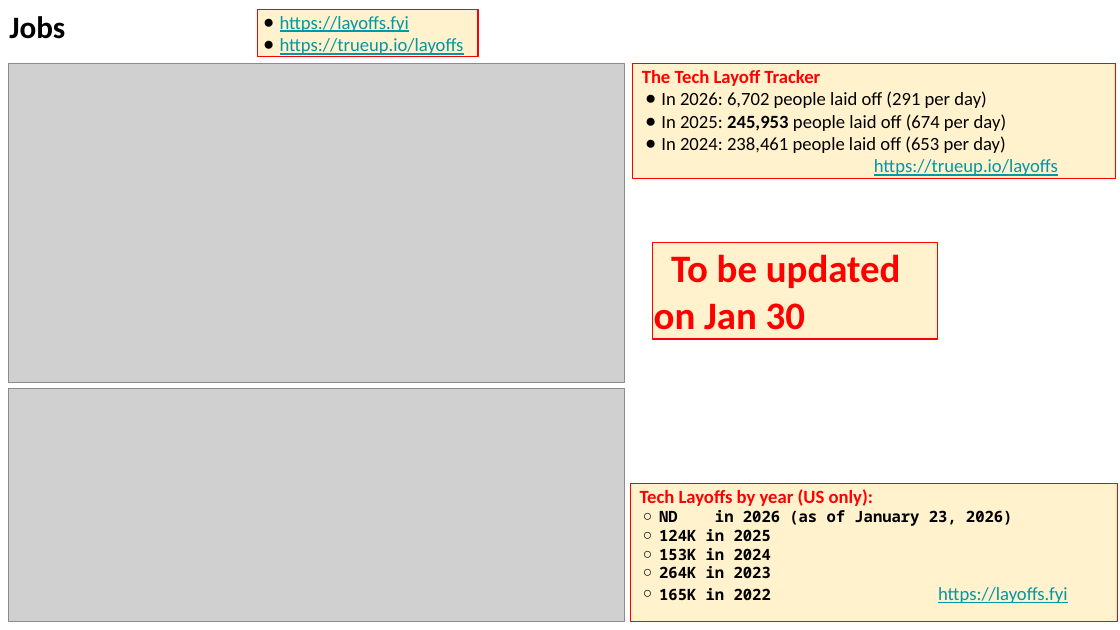
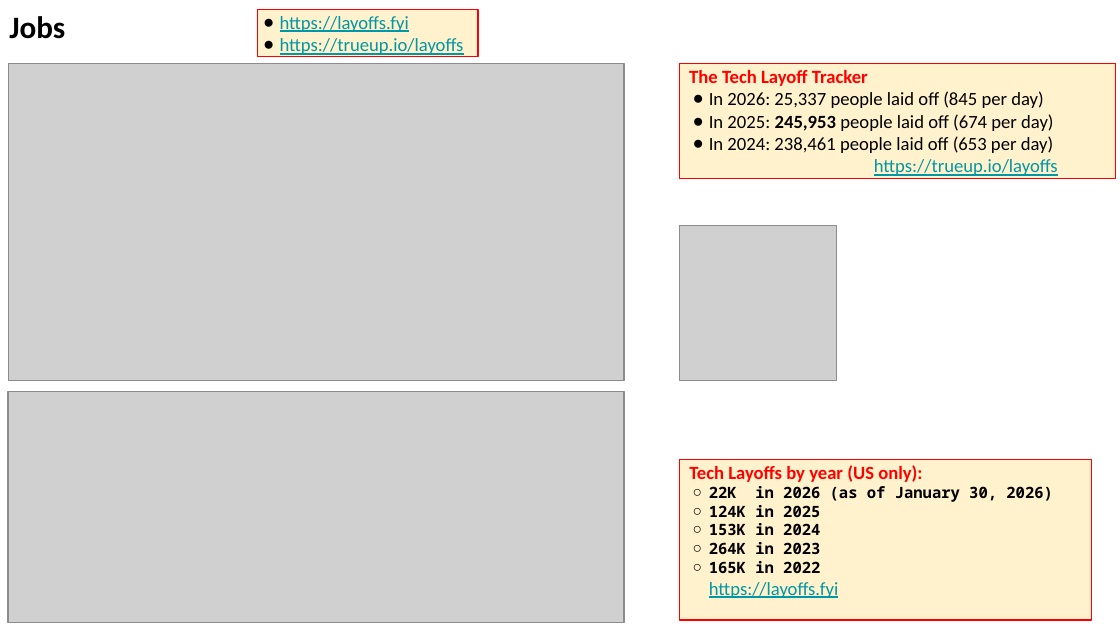
Before and after one commit to lselector/seminar, a slide deck: slide 26 of 2026/2026-01-30-AI-Updates.pptx (slide 25 before the commit). Drawn at 1120x630 pixels with LibreOffice and Linux fonts; fonts in the diff are those of the drawing; grey boxes stand for pictures. Boxes give left, top, right and bottom in pixels: in the first picture for what was removed or moved away, otherwise in the second. Text is boxed around its words. In the diff, an @@ line names an element or a change of style, - is before the commit and + after.

```diff
--- a/2026/2026-01-30-AI-Updates.pptx
+++ b/2026/2026-01-30-AI-Updates.pptx
@@ rectangle "The Tech Layoff Tracker": place and size @@
-rectangle "The Tech Layoff Tracker" at box(633, 64, 1117, 179)
+rectangle "The Tech Layoff Tracker" at box(680, 64, 1116, 179)
@@ text in rectangle at box(709, 91, 1043, 108): text changed @@
-● In 2026: 6,702 people laid off (291 per day)
+● In 2026: 25,337 people laid off (845 per day)
@@ picture added at box(680, 225, 837, 381) @@
@@ rectangle removed at box(653, 243, 939, 339) @@
-To be updated on Jan 30
@@ rectangle "Tech Layoffs by year (US ...": place and size @@
-rectangle "Tech Layoffs by year (US ..." at box(631, 484, 1118, 622)
+rectangle "Tech Layoffs by year (US ..." at box(680, 459, 1092, 619)
@@ text in rectangle at box(709, 486, 1053, 502): text changed @@
-  ○ ND in 2026 (as of January 23, 2026)
+  ○ 22K in 2026 (as of January 30, 2026)
```
Also in this commit, not shown: 18 other slides changed, 1 slide added.
